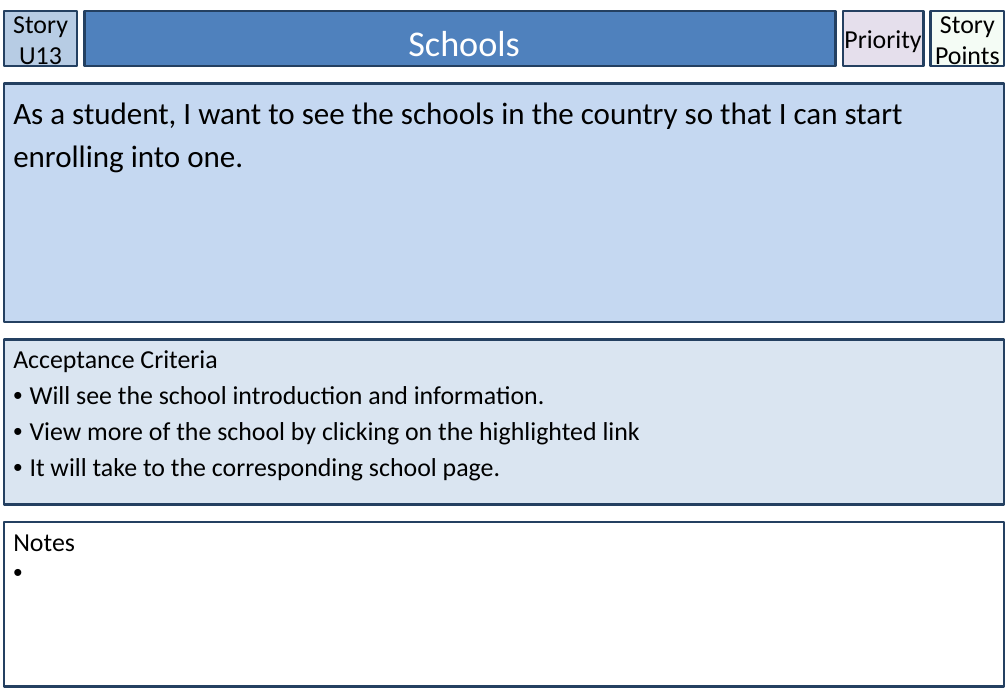
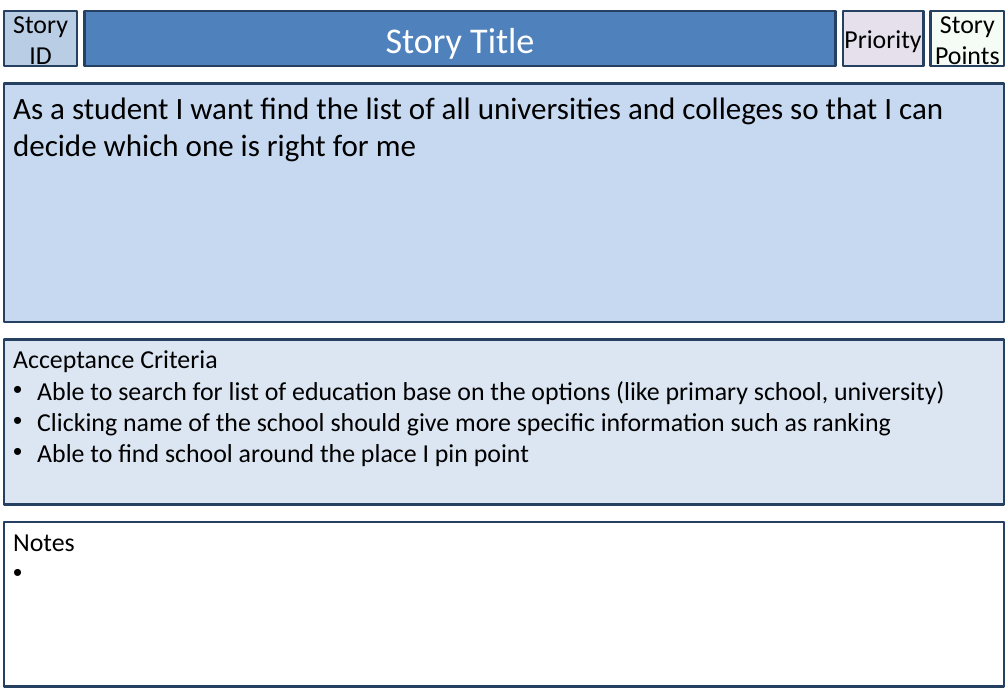
Before and after one commit to lufee84/GROUP-44, a slide deck: slide 44 of Adrian - STORY CARD.pptx (slide 34 before the commit). Drawn at 1008x698 pixels with LibreOffice and Linux fonts; fonts in the diff are those of the drawing. Boxes give left, top, right and bottom in pixels: in the first picture for what was removed or moved away, otherwise in the second. Text is boxed around its words. In the diff, an @@ line names an element or a change of style, - is before the commit and + after.

```diff
--- a/Adrian - STORY CARD.pptx
+++ b/Adrian - STORY CARD.pptx
@@ rectangle "Story ID" at [4,11,77,66]: fill #B7CCE4 to #B9CDE5; outline #244061 2 pt to #254061 2 pt @@
@@ text in rectangle at [13,16,68,71]: text changed @@
-Story U13
+Story ID
@@ rectangle "Story Title" at [85,11,836,66]: outline #244061 2 pt to #254061 2 pt @@
@@ text in rectangle at [386,28,534,59]: text changed @@
-Schools
+Story Title
@@ rectangle "As a student I want ..." at [4,84,1004,322]: fill #C5D8F1 to #C6D9F1; outline #244061 2 pt to #254061 2 pt @@
@@ text in rectangle at [13,97,943,162]: text changed @@
-As a student, I want to see the schools in the country so that I can start enrolling into one.
+As a student I want find the list of all universities and colleges so that I can decide which one is right for me
@@ rectangle "Acceptance Criteria" at [4,340,1004,504]: fill #DAE5F1 to #DCE6F2; outline #244061 2 pt to #254061 2 pt @@
@@ text in rectangle at [37,381,944,467]: text changed @@
-• Will see the school introduction and information.
-• View more of the school by clicking on the highlighted link
-• It will take to the corresponding school page.
+• Able to search for list of education base on the options (like primary school, university)
+• Clicking name of the school should give more specific information such as ranking
+• Able to find school around the place I pin point
```
Also in this commit, not shown: 57 other slides changed, 9 slides added, 4 slides removed, 5 other files.
